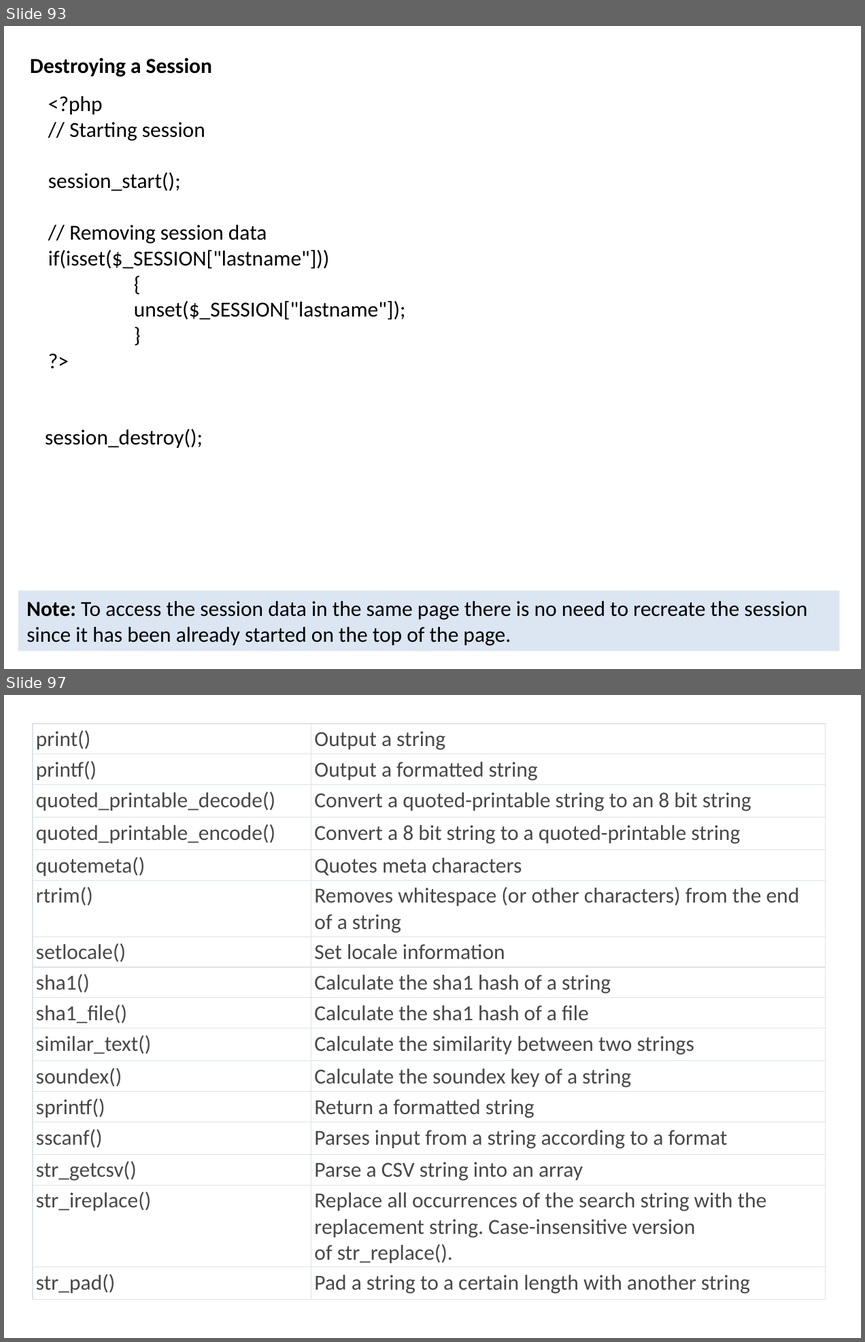
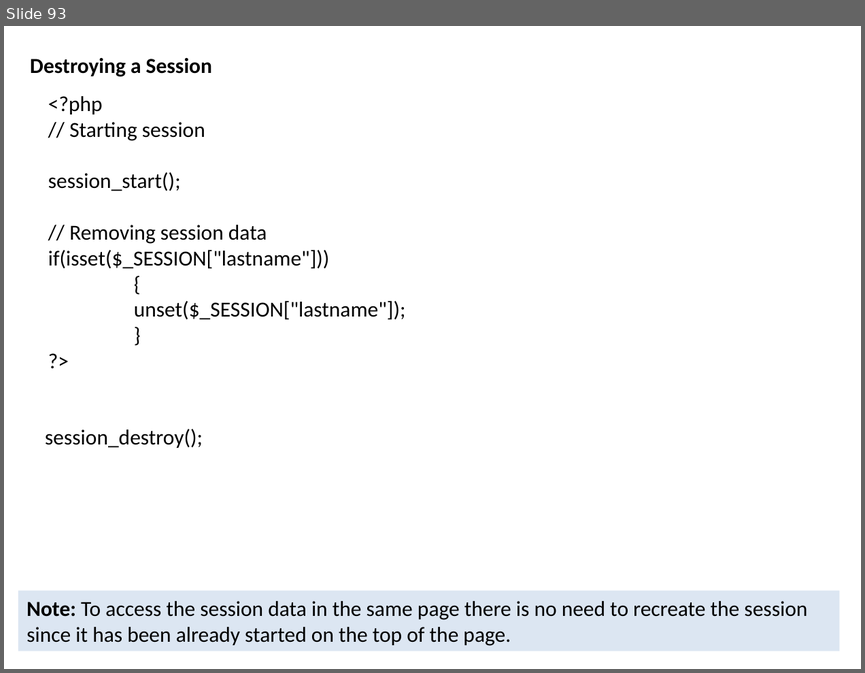
Before and after one commit to sanjay70sharma/PHP, a slide deck: PHP.pptx. Shown one above the other, each under a label of ours: slides 93 and 97 before the commit, slide 93 after it; the slides between them are not shown. The pictures are 865x1342 and 865x673 pixels, drawn with LibreOffice and Linux fonts; fonts in the diff are those of the drawing. Boxes give left, top, right and bottom in pixels: in the first picture for what was removed or moved away, otherwise in the second. Text is boxed around its words. In the diff, an @@ line names an element or a change of style, - is before the commit and + after.

```diff
--- a/PHP.pptx
+++ b/PHP.pptx
@@ slide 97 removed at [4,695,861,1338], background #FFFFFF @@
@@ table removed at [33,724,825,1299], 16 rows, 2 columns @@
-print() | Output a string
-printf() | Output a formatted string
-quoted_printable_decode() | Convert a quoted-printable string to an 8 bit string
-quoted_printable_encode() | Convert a 8 bit string to a quoted-printable string
-quotemeta() | Quotes meta characters
-rtrim() | Removes whitespace (or other characters) from the end of a string
-setlocale() | Set locale information
-sha1() | Calculate the sha1 hash of a string
-sha1_file() | Calculate the sha1 hash of a file
-similar_text() | Calculate the similarity between two strings
-soundex() | Calculate the soundex key of a string
-sprintf() | Return a formatted string
-sscanf() | Parses input from a string according to a format
-str_getcsv() | Parse a CSV string into an array
-str_ireplace() | Replace all occurrences of the search string with the replacement string. Case-insensitive version of str_replace().
-str_pad() | Pad a string to a certain length with another string
```
Also in this commit, not shown: 16 slides added, 6 other slides removed.
